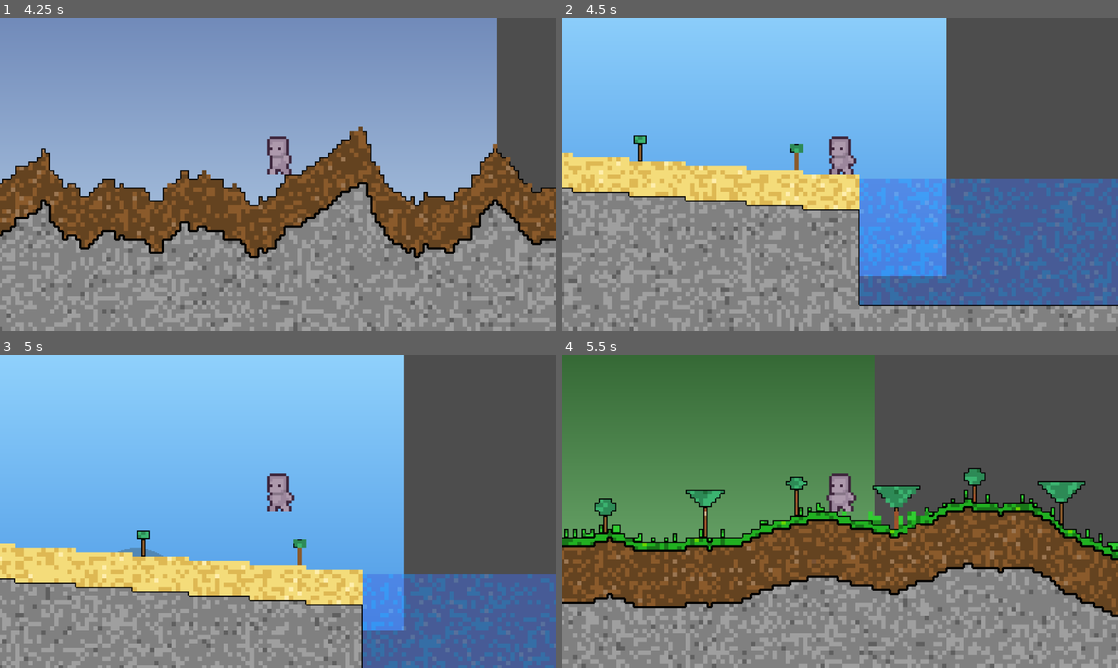
Above: before the commit, frames 1-4 (two rows, left to right).
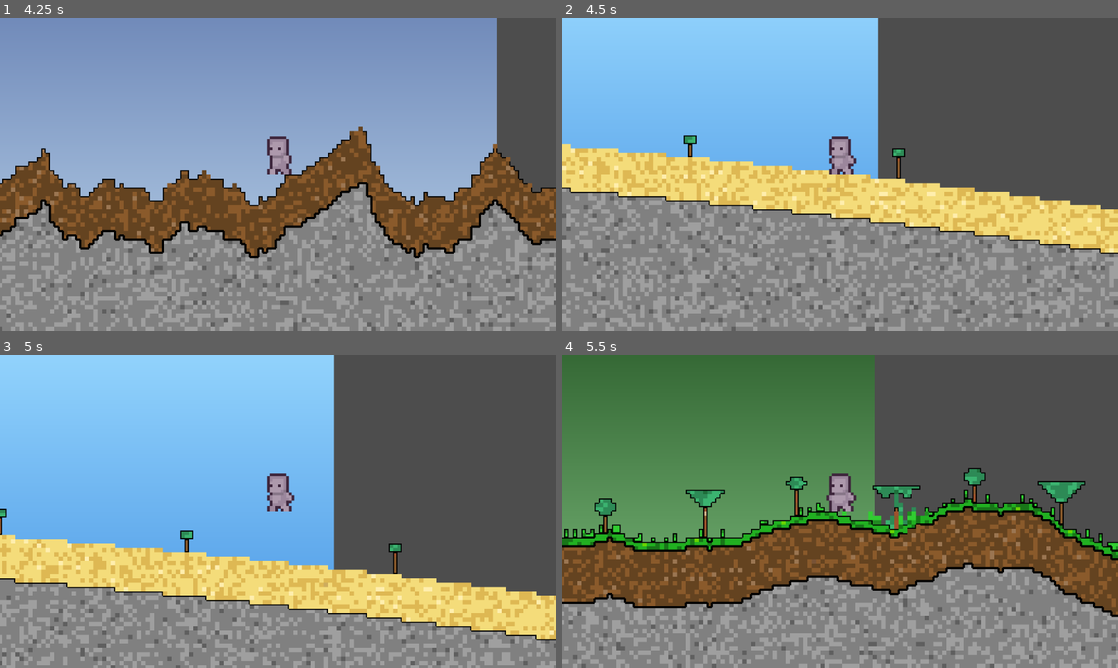
Above: after the commit, the same moments.

Repository: MessrsBrightside/pixel-mixel
Game: Godot game, scene res://scenes/main.tscn
Two runs of this game, one before a commit and one after it. Both use one fixed random seed, a clock stepped at 60 frames per second and the inputs below.
Inputs (mouse positions are in pixels of both pictures, inside the frame that each line leads up to):
- Up to frame 1 (4.25 s): tap Enter (ui_accept) at 0.5, 0.77, 1.52, 3.02, 3.77 s; move the mouse to (400, 158) at 0.52 s; hold Right (ui_right) 0.53-1.28 s; tap 1 at 0.6 s; click (400, 158) at 0.67 s; move the mouse to (166, 190) at 1.27 s; hold Down 1.28-2.03 s; tap 2 at 1.35 s; click (166, 190) at 1.42 s; move the mouse to (333, 105) at 2.02 s; hold Right (ui_right) 2.03-2.78 s; tap 3 at 2.1 s; click (333, 105) at 2.17 s; move the mouse to (250, 237) at 2.77 s; hold Up 2.78-3.53 s; tap 4 at 2.85 s; click (250, 237) at 2.92 s; move the mouse to (444, 221) at 3.52 s; hold Left (ui_left) from 3.53 s (still down); tap 5 at 3.6 s; click (444, 221) at 3.67 s
- Up to frame 2 (4.5 s): keep holding Left (ui_left); move the mouse to (673, 127) at 4.27 s; tap 6 at 4.35 s; click (673, 127) at 4.42 s
- Up to frame 3 (5 s): keep holding Left (ui_left); tap Enter (ui_accept) at 4.52 s
- Up to frame 4 (5.5 s): move the mouse to (867, 511) at 5.02 s; release Left (ui_left) at 5.03 s; hold Down from 5.03 s (still down); tap 7 at 5.1 s; click (867, 511) at 5.17 s

Frame 1 is identical in both runs. In frame 2, 41% of the frame differs, in the area x 0-100%, y 0-100%; in frame 3, 31%; in frame 4, 0.2%.

Commit message:
Fix: ocean shore sand slopes into water, loose chunks fall after blade attack

Diff:
--- a/scenes/main.gd
+++ b/scenes/main.gd
@@ -91,6 +91,7 @@
 	_current_seed = seed_val
 	var gen := BiomeGenerator.new()
 	_grid = gen.generate(biome_name, seed_val)
+	_simulator = ChunkSimulator.new(seed_val)
 	_renderer.grid = _grid
 	_renderer.terrain_defs = _load_terrain_defs()
 	_renderer.render()
@@ -157,4 +158,5 @@
 
 
 func _on_player_attacked() -> void:
+	_settling = true
 	_renderer.render()
--- a/scripts/gen/biomes/ocean_shore_biome.gd
+++ b/scripts/gen/biomes/ocean_shore_biome.gd
@@ -1,9 +1,8 @@
 class_name OceanShoreBiome
 extends GenerationPlugin
 
-## Generates ocean shore biome: sand beach sloping into water with palm trees.
+## Generates ocean shore biome: sand beach sloping smoothly into water with palm trees.
 
-# Terrain indices
 const DIRT := 1
 const STONE := 2
 const WATER := 3
@@ -18,77 +17,69 @@
 	var size := grid.get_size()
 	var rng: RandomNumberGenerator = params["rng"]
 
-	# Beach slopes from left (high) down into water on right
-	var beach_start_y := int(size.y * 0.45)  # top of beach on left
-	var water_line_x := int(size.x * 0.4)  # where water starts
-	var ocean_floor_y := int(size.y * 0.75)  # bottom of ocean depression
-	var water_surface_y := int(size.y * 0.55)  # water surface level
+	var beach_top_y := int(size.y * 0.4)
+	var water_surface_y := int(size.y * 0.55)
+	var ocean_deep_y := int(size.y * 0.8)
 
-	# Generate surface heights: slope down from left to water, then flat ocean floor
+	# Surface: smooth slope from left (high) all the way down into ocean
 	for x in range(size.x):
-		var surface_y: int
-		if x < water_line_x:
-			# Beach: linear slope from beach_start_y down to water_surface_y
-			var t := float(x) / float(water_line_x)
-			surface_y = beach_start_y + int(t * (water_surface_y - beach_start_y))
-		else:
-			# Ocean floor
-			surface_y = ocean_floor_y
+		var t := float(x) / float(size.x)
+		# Smooth slope: starts at beach_top_y, ends at ocean_deep_y
+		var surface_y := beach_top_y + int(t * t * (ocean_deep_y - beach_top_y))
 
-		# Fill terrain below surface
+		# Fill below surface
 		for y in range(surface_y, size.y):
 			var depth := y - surface_y
-			if x < water_line_x:
-				# Beach: sand on top, then stone
-				if depth < 8:
-					grid.set_chunk(Vector2i(x, y), SAND, 0, ChunkGrid.State.LOOSE)
-				else:
-					grid.set_chunk(Vector2i(x, y), STONE, 0, ChunkGrid.State.STATIC)
+			if depth < 10:
+				# Sand layer on top (LOOSE)
+				grid.set_chunk(Vector2i(x, y), SAND, 0, ChunkGrid.State.LOOSE)
 			else:
-				# Ocean floor: stone
+				# Stone below
 				grid.set_chunk(Vector2i(x, y), STONE, 0, ChunkGrid.State.STATIC)
 
-		# Water fill for ocean area
-		if x >= water_line_x:
-			for y in range(water_surface_y, ocean_floor_y):
+		# Water: fill above sand surface where surface is below water line
+		if surface_y > water_surface_y:
+			for y in range(water_surface_y, surface_y):
 				grid.set_chunk(Vector2i(x, y), WATER, 0, ChunkGrid.State.LIQUID)
 
-	# Dirt further inland (far left) with grass transition
-	var dirt_zone_end := int(size.x * 0.1)
-	for x in range(dirt_zone_end):
-		var t := float(x) / float(water_line_x)
-		var surface_y := beach_start_y + int(t * (water_surface_y - beach_start_y))
-		# Replace top sand with dirt
-		for y in range(surface_y, mini(surface_y + 8, size.y)):
+	# Far left: dirt zone with grass on top
+	var dirt_zone := int(size.x * 0.08)
+	for x in range(dirt_zone):
+		var t := float(x) / float(size.x)
+		var surface_y := beach_top_y + int(t * t * (ocean_deep_y - beach_top_y))
+		# Replace sand with dirt
+		for y in range(surface_y, mini(surface_y + 10, size.y)):
 			grid.set_chunk(Vector2i(x, y), DIRT, 0, ChunkGrid.State.STATIC)
 		# Grass solid on top
 		if surface_y > 0:
 			grid.set_chunk(Vector2i(x, surface_y - 1), GRASS_SOLID, 0, ChunkGrid.State.STATIC)
 
-	# Grass solid at dirt/sand transition
-	for x in range(dirt_zone_end, dirt_zone_end + 5):
-		var t := float(x) / float(water_line_x)
-		var surface_y := beach_start_y + int(t * (water_surface_y - beach_start_y))
-		if surface_y > 0:
-			grid.set_chunk(Vector2i(x, surface_y - 1), GRASS_SOLID, 0, ChunkGrid.State.STATIC)
-
-	# Palm trees on beach (every 30-50 chunks apart)
-	var next_tree_x := dirt_zone_end + 10
-	while next_tree_x < water_line_x - 5:
-		var t := float(next_tree_x) / float(water_line_x)
-		var surface_y := beach_start_y + int(t * (water_surface_y - beach_start_y))
+	# Palm trees on dry beach
+	var next_tree_x := dirt_zone + 5
+	var dry_limit := _find_water_start(water_surface_y, beach_top_y, ocean_deep_y, size.x)
+	while next_tree_x < dry_limit - 5:
+		var t := float(next_tree_x) / float(size.x)
+		var surface_y := beach_top_y + int(t * t * (ocean_deep_y - beach_top_y))
 		_place_palm_tree(grid, next_tree_x, surface_y, rng)
 		next_tree_x += rng.randi_range(30, 50)
 
 
+func _find_water_start(water_y: int, beach_top: int, ocean_deep: int, width: int) -> int:
+	# Find x where surface dips below water line
+	for x in range(width):
+		var t := float(x) / float(width)
+		var surface_y := beach_top + int(t * t * (ocean_deep - beach_top))
+		if surface_y >= water_y:
+			return x
+	return width
+
+
 func _place_palm_tree(grid: ChunkGrid, x: int, surface_y: int, rng: RandomNumberGenerator) -> void:
 	var trunk_height := rng.randi_range(3, 5)
-	# Trunk
 	for i in range(trunk_height):
 		var ty := surface_y - 1 - i
 		if ty >= 0:
 			grid.set_chunk(Vector2i(x, ty), WOOD, 0, ChunkGrid.State.STATIC)
-	# Leaf canopy: 3×2 cluster at top of trunk
 	var top_y := surface_y - 1 - trunk_height
 	for lx in range(x - 1, x + 2):
 		for ly in range(top_y - 1, top_y + 1):
Not shown, added: screenshots/phase1/cave_seed42.png.import
Not shown, added: screenshots/phase1/desert_seed42.png.import
Not shown, added: screenshots/phase1/destruction_after.png.import
Not shown, added: screenshots/phase1/destruction_before.png.import
Not shown, added: screenshots/phase1/forest_lake_seed42.png.import
Not shown, added: screenshots/phase1/forest_surface_seed42.png.import
Not shown, added: screenshots/phase1/ocean_shore_seed42.png.import
Not shown, added: tests/test_grass_layers.gd.uid
Not shown, added: tests/test_safe_spawn.gd.uid
